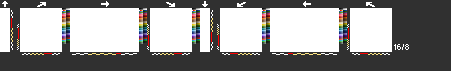
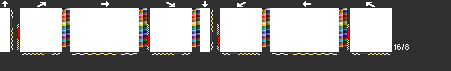
Before/after of a 451 × 71 layered artwork. What changed in the layer stack:
painted on "base" over [62, 43, 347, 47]
